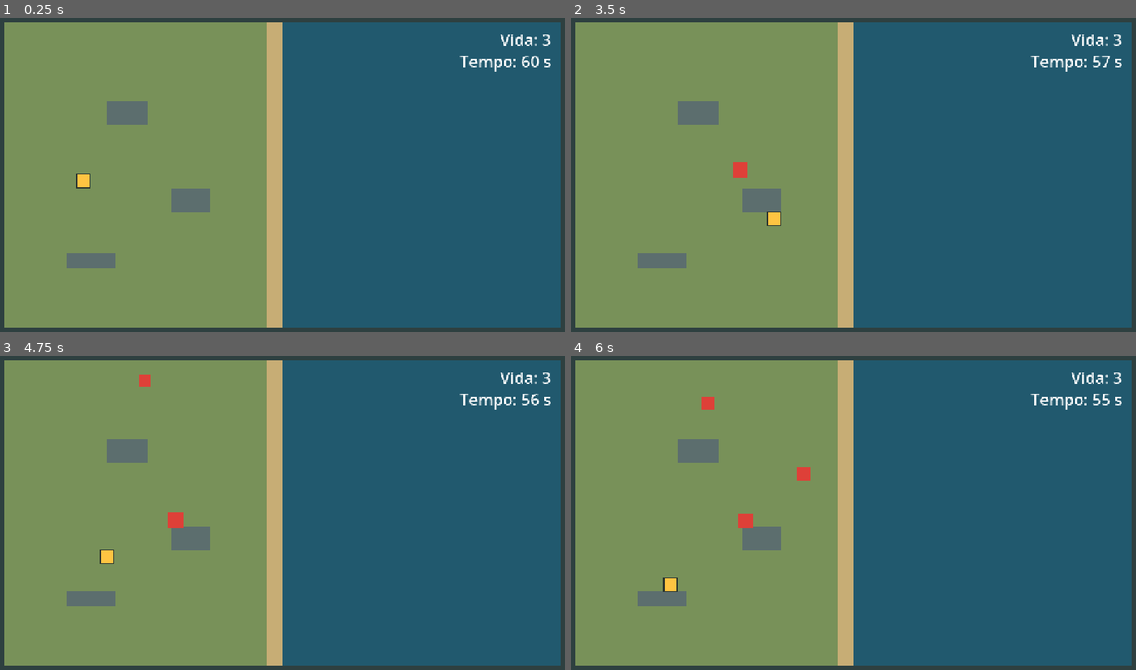
Above: before the commit, frames 1-4 (two rows, left to right).
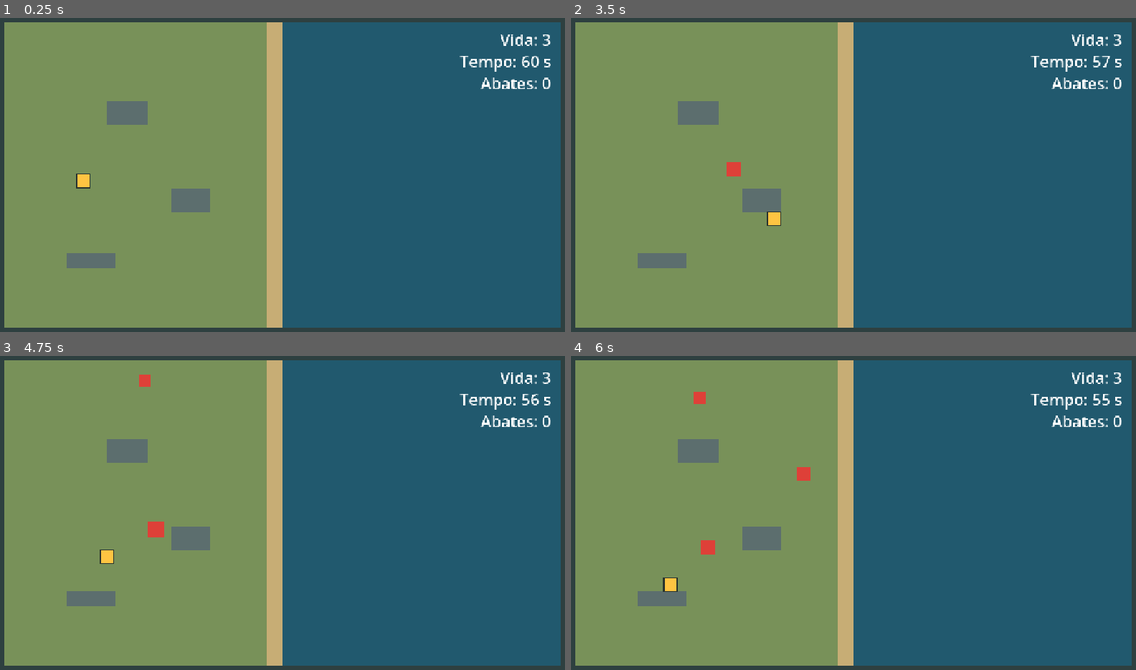
Above: after the commit, the same moments.

Repository: Allan357/river-jumper
Game: Godot game, scene res://scenes/margem.tscn
The game is run twice, just before and just after one commit, with the same random seed, the same clock (stepped at 60 frames per second) and the same inputs.
Inputs:
- Up to frame 1 (0.25 s): no input
- Up to frame 2 (3.5 s): tap Enter (ui_accept) at 0.5, 0.77, 0.8, 1.07, 1.35, 1.52, 1.82, 2.3, 3.02, 3.32 s; hold Right (right) 0.53-1.28 s; tap Space (atacar, bound only after the commit) at 0.6, 1.55, 2.1, 2.85 s; hold Down (down) 1.28-2.03 s; hold Right (right) 2.03-2.78 s; hold Up (up) from 2.78 s (still down)
- Up to frame 3 (4.75 s): release Up (up) at 3.53 s; hold Left (left) from 3.53 s (still down); tap Enter (ui_accept) at 3.6, 3.77, 4.07, 4.52 s; tap Space (atacar, bound only after the commit) at 4.35 s
- Up to frame 4 (6 s): tap Enter (ui_accept) at 4.82, 5.3, 5.85 s; release Left (left) at 5.03 s; hold Down (down) 5.03-5.78 s; tap Space (atacar, bound only after the commit) at 5.1 s; hold Right (right) from 5.78 s (still down)

The runs differ from the first frame. In frame 1, 0.2% of the frame differs, in the area x 85-98%, y 18-23%; in frame 2, 0.3%; in frame 3, 0.5%; in frame 4, 0.6%, in the area x 21-98%, y 11-64%.

Commit message:
aula-10: inimigos contornam obstáculos e jogador ganha ataque

Diff:
--- a/entities/inimigo.tscn
+++ b/entities/inimigo.tscn
@@ -23,3 +23,7 @@
 
 [node name="CollisionShape2D" type="CollisionShape2D" parent="."]
 shape = SubResource("RectangleShape2D_inimigo")
+
+[node name="NavigationAgent2D" type="NavigationAgent2D" parent="."]
+path_desired_distance = 4.0
+target_desired_distance = 4.0
--- a/entities/jogador.tscn
+++ b/entities/jogador.tscn
@@ -9,6 +9,9 @@
 
 [sub_resource type="CircleShape2D" id="CircleShape2D_hurtbox"]
 radius = 12.0
+
+[sub_resource type="CircleShape2D" id="CircleShape2D_ataque"]
+radius = 20.0
 
 [node name="Jogador" type="CharacterBody2D" unique_id=1100680395 groups=["player"]]
 z_index = 2
@@ -44,3 +47,20 @@
 
 [node name="CollisionShape2D" type="CollisionShape2D" parent="Hurtbox"]
 shape = SubResource("CircleShape2D_hurtbox")
+
+[node name="Ataque" type="Area2D" parent="."]
+collision_layer = 0
+collision_mask = 4
+monitorable = false
+
+[node name="CollisionShape2D" type="CollisionShape2D" parent="Ataque"]
+shape = SubResource("CircleShape2D_ataque")
+
+[node name="Golpe" type="ColorRect" parent="Ataque"]
+visible = false
+offset_left = -20.0
+offset_top = -20.0
+offset_right = 20.0
+offset_bottom = 20.0
+mouse_filter = 2
+color = Color(1, 1, 1, 0.35)
--- a/project.godot
+++ b/project.godot
@@ -47,6 +47,11 @@
 ]
 }
 
+atacar={
+"deadzone": 0.2,
+"events": [Object(InputEventKey,"physical_keycode":32)]
+}
+
 [layer_names]
 
 2d_physics/layer_1="mundo"
--- a/scenes/margem.tscn
+++ b/scenes/margem.tscn
@@ -3,6 +3,8 @@
 [ext_resource type="PackedScene" uid="uid://bxxyxqgsxe18r" path="res://entities/jogador.tscn" id="1_jogador"]
 
 [ext_resource type="Script" path="res://scripts/margem.gd" id="2_margem"]
+
+[ext_resource type="NavigationPolygon" path="res://scenes/navegacao-margem.tres" id="3_navegacao"]
 
 [sub_resource type="RectangleShape2D" id="RectangleShape2D_0"]
 size = Vector2(560, 616)
@@ -57,55 +59,58 @@
 mouse_filter = 2
 color = Color(0.47, 0.57, 0.35, 1)
 
-[node name="Agua" type="StaticBody2D" parent="." unique_id=317029941]
-
-[node name="Colisao1" type="CollisionShape2D" parent="Agua" unique_id=2095564363]
+[node name="Navegacao" type="NavigationRegion2D" parent="."]
+navigation_polygon = ExtResource("3_navegacao")
+
+[node name="Agua" type="StaticBody2D" parent="Navegacao" unique_id=317029941]
+
+[node name="Colisao1" type="CollisionShape2D" parent="Navegacao/Agua" unique_id=2095564363]
 position = Vector2(856, 324)
 shape = SubResource("RectangleShape2D_0")
 
-[node name="Muros" type="Node2D" parent="." unique_id=1135581062]
-
-[node name="Superior" type="StaticBody2D" parent="Muros" unique_id=2079097048]
-
-[node name="Forma" type="ColorRect" parent="Muros/Superior" unique_id=1596671803]
+[node name="Muros" type="Node2D" parent="Navegacao" unique_id=1135581062]
+
+[node name="Superior" type="StaticBody2D" parent="Navegacao/Muros" unique_id=2079097048]
+
+[node name="Forma" type="ColorRect" parent="Navegacao/Muros/Superior" unique_id=1596671803]
 offset_right = 1152.0
 offset_bottom = 16.0
 mouse_filter = 2
 color = Color(0.18, 0.25, 0.25, 1)
 
-[node name="Colisao" type="CollisionShape2D" parent="Muros/Superior" unique_id=317035409]
+[node name="Colisao" type="CollisionShape2D" parent="Navegacao/Muros/Superior" unique_id=317035409]
 position = Vector2(576, 8)
 shape = SubResource("RectangleShape2D_1")
 
-[node name="Inferior" type="StaticBody2D" parent="Muros" unique_id=1107022121]
-
-[node name="Forma" type="ColorRect" parent="Muros/Inferior" unique_id=1189879344]
+[node name="Inferior" type="StaticBody2D" parent="Navegacao/Muros" unique_id=1107022121]
+
+[node name="Forma" type="ColorRect" parent="Navegacao/Muros/Inferior" unique_id=1189879344]
 offset_top = 632.0
 offset_right = 1152.0
 offset_bottom = 648.0
 mouse_filter = 2
 color = Color(0.18, 0.25, 0.25, 1)
 
-[node name="Colisao" type="CollisionShape2D" parent="Muros/Inferior" unique_id=1282702757]
+[node name="Colisao" type="CollisionShape2D" parent="Navegacao/Muros/Inferior" unique_id=1282702757]
 position = Vector2(576, 640)
 shape = SubResource("RectangleShape2D_2")
 
-[node name="Esquerdo" type="StaticBody2D" parent="Muros" unique_id=2100536238]
-
-[node name="Forma" type="ColorRect" parent="Muros/Esquerdo" unique_id=188971851]
+[node name="Esquerdo" type="StaticBody2D" parent="Navegacao/Muros" unique_id=2100536238]
+
+[node name="Forma" type="ColorRect" parent="Navegacao/Muros/Esquerdo" unique_id=188971851]
 offset_top = 16.0
 offset_right = 16.0
 offset_bottom = 632.0
 mouse_filter = 2
 color = Color(0.18, 0.25, 0.25, 1)
 
-[node name="Colisao" type="CollisionShape2D" parent="Muros/Esquerdo" unique_id=46152003]
+[node name="Colisao" type="CollisionShape2D" parent="Navegacao/Muros/Esquerdo" unique_id=46152003]
 position = Vector2(8, 324)
 shape = SubResource("RectangleShape2D_3")
 
-[node name="Direito" type="StaticBody2D" parent="Muros" unique_id=364130822]
-
-[node name="Forma" type="ColorRect" parent="Muros/Direito" unique_id=249357986]
+[node name="Direito" type="StaticBody2D" parent="Navegacao/Muros" unique_id=364130822]
+
+[node name="Forma" type="ColorRect" parent="Navegacao/Muros/Direito" unique_id=249357986]
 offset_left = 1136.0
 offset_top = 16.0
 offset_right = 1152.0
@@ -113,15 +118,15 @@
 mouse_filter = 2
 color = Color(0.18, 0.25, 0.25, 1)
 
-[node name="Colisao" type="CollisionShape2D" parent="Muros/Direito" unique_id=550931988]
+[node name="Colisao" type="CollisionShape2D" parent="Navegacao/Muros/Direito" unique_id=550931988]
 position = Vector2(1144, 324)
 shape = SubResource("RectangleShape2D_4")
 
-[node name="Obstaculos" type="Node2D" parent="." unique_id=1996909695]
-
-[node name="Pedra1" type="StaticBody2D" parent="Obstaculos" unique_id=318840883]
-
-[node name="Forma" type="ColorRect" parent="Obstaculos/Pedra1" unique_id=1867366166]
+[node name="Obstaculos" type="Node2D" parent="Navegacao" unique_id=1996909695]
+
+[node name="Pedra1" type="StaticBody2D" parent="Navegacao/Obstaculos" unique_id=318840883]
+
+[node name="Forma" type="ColorRect" parent="Navegacao/Obstaculos/Pedra1" unique_id=1867366166]
 offset_left = 224.0
 offset_top = 176.0
 offset_right = 304.0
@@ -129,13 +134,13 @@
 mouse_filter = 2
 color = Color(0.36, 0.43, 0.43, 1)
 
-[node name="Colisao" type="CollisionShape2D" parent="Obstaculos/Pedra1" unique_id=1917119357]
+[node name="Colisao" type="CollisionShape2D" parent="Navegacao/Obstaculos/Pedra1" unique_id=1917119357]
 position = Vector2(264, 200)
 shape = SubResource("RectangleShape2D_5")
 
-[node name="Pedra2" type="StaticBody2D" parent="Obstaculos" unique_id=1194903689]
-
-[node name="Forma" type="ColorRect" parent="Obstaculos/Pedra2" unique_id=836225175]
+[node name="Pedra2" type="StaticBody2D" parent="Navegacao/Obstaculos" unique_id=1194903689]
+
+[node name="Forma" type="ColorRect" parent="Navegacao/Obstaculos/Pedra2" unique_id=836225175]
 offset_left = 352.0
 offset_top = 352.0
 offset_right = 432.0
@@ -143,13 +148,13 @@
 mouse_filter = 2
 color = Color(0.36, 0.43, 0.43, 1)
 
-[node name="Colisao" type="CollisionShape2D" parent="Obstaculos/Pedra2" unique_id=1855788543]
+[node name="Colisao" type="CollisionShape2D" parent="Navegacao/Obstaculos/Pedra2" unique_id=1855788543]
 position = Vector2(392, 376)
 shape = SubResource("RectangleShape2D_6")
 
-[node name="Pedra3" type="StaticBody2D" parent="Obstaculos" unique_id=821998979]
-
-[node name="Forma" type="ColorRect" parent="Obstaculos/Pedra3" unique_id=2123903807]
+[node name="Pedra3" type="StaticBody2D" parent="Navegacao/Obstaculos" unique_id=821998979]
+
+[node name="Forma" type="ColorRect" parent="Navegacao/Obstaculos/Pedra3" unique_id=2123903807]
 offset_left = 144.0
 offset_top = 480.0
 offset_right = 240.0
@@ -157,7 +162,7 @@
 mouse_filter = 2
 color = Color(0.36, 0.43, 0.43, 1)
 
-[node name="Colisao" type="CollisionShape2D" parent="Obstaculos/Pedra3" unique_id=268810388]
+[node name="Colisao" type="CollisionShape2D" parent="Navegacao/Obstaculos/Pedra3" unique_id=268810388]
 position = Vector2(192, 496)
 shape = SubResource("RectangleShape2D_7")
 
@@ -196,5 +201,13 @@
 text = "Tempo: 60 s"
 horizontal_alignment = 2
 
+[node name="Abates" type="Label" parent="HUD"]
+offset_left = 922.0
+offset_top = 117.0
+offset_right = 1116.0
+theme_override_font_sizes/font_size = 32
+text = "Abates: 0"
+horizontal_alignment = 2
+
 [connection signal="timeout" from="Horda" to="." method="_on_horda_timeout"]
 [connection signal="timeout" from="Relogio" to="." method="vencer"]
--- /dev/null
+++ b/scenes/navegacao-margem.tres
@@ -0,0 +1,9 @@
+[gd_resource type="NavigationPolygon" format=3]
+
+[resource]
+vertices = PackedVector2Array(258, 530, 558, 614, 34, 614, 126, 530, 558, 34, 450, 418, 450, 334, 334, 334, 322, 242, 322, 158, 334, 418, 258, 462, 34, 34, 126, 462, 206, 158, 206, 242)
+polygons = Array[PackedInt32Array]([PackedInt32Array(0, 1, 2, 3), PackedInt32Array(4, 1, 5, 6), PackedInt32Array(4, 6, 7, 8, 9), PackedInt32Array(10, 5, 1, 0, 11), PackedInt32Array(3, 2, 12, 13), PackedInt32Array(12, 4, 9, 14), PackedInt32Array(13, 12, 14, 15), PackedInt32Array(7, 10, 11, 13, 15, 8)])
+outlines = Array[PackedVector2Array]([PackedVector2Array(-1, -1, 1153, -1, 1153, 649, -1, 649)])
+parsed_geometry_type = 1
+parsed_collision_mask = 1
+agent_radius = 18.0
--- a/scripts/inimigo.gd
+++ b/scripts/inimigo.gd
@@ -1,4 +1,6 @@
 extends CharacterBody2D
+
+enum Estado { NO_CHAO, SAINDO_DO_RIO, PULANDO_EM_TERRA, ENCERRADO }
 
 const COR_VERDE := Color(0.28, 0.85, 0.38)
 const DURACAO_SALTO := 0.8
@@ -8,31 +10,70 @@
 const ESCALA_INICIAL := 0.55
 const ESCALA_PICO := 1.35
 
+var estado := Estado.NO_CHAO
+var pulos_em_terra := 0
+var pausa_restante := 0.0
+
 @onready var corpo: ColorRect = $Corpo
+@onready var agente: NavigationAgent2D = $NavigationAgent2D
 
 
-# Pulos no terreno implementados com o Codex usando move_and_collide(), da documentação oficial da Godot.
+func _ready() -> void:
+	set_physics_process(false)
+
+
 func saltar(destino: Vector2, verde: bool) -> void:
 	if verde:
 		corpo.color = COR_VERDE
 
-	await _pular_ate(destino)
+	estado = Estado.SAINDO_DO_RIO
+	_pular_ate(destino)
+	set_physics_process(true)
 
-	for _pulo in range(PULOS_NO_TERRENO):
-		await get_tree().create_timer(PAUSA_NO_CHAO, false, true).timeout
-		var jogador := get_tree().get_first_node_in_group("player") as Node2D
-		if jogador == null:
-			queue_free()
+
+# Navegação adaptada da Parte 1 do roteiro da Aula 10 para pulos com assistência do Codex.
+func _physics_process(delta: float) -> void:
+	if estado != Estado.NO_CHAO:
+		return
+
+	pausa_restante -= delta
+	if pausa_restante > 0.0:
+		return
+	if pulos_em_terra == PULOS_NO_TERRENO:
+		estado = Estado.ENCERRADO
+		queue_free()
+		return
+
+	var jogador := get_tree().get_first_node_in_group("player") as Node2D
+	if jogador == null or NavigationServer2D.map_get_iteration_id(agente.get_navigation_map()) == 0:
+		return
+
+	agente.target_position = jogador.global_position
+	var proximo := agente.get_next_path_position()
+	if agente.get_current_navigation_path().is_empty():
+		return
+
+	var origem := global_position
+	var passo := origem.move_toward(proximo, DISTANCIA_PULO) - origem
+	# A verificação com move_and_collide() em modo de teste segue a documentação da Godot.
+	var colisao := move_and_collide(passo, true)
+	if colisao != null:
+		passo = colisao.get_travel()
+		if passo.length_squared() < 0.01:
 			return
 
-		var origem := global_position
-		var passo := origem.move_toward(jogador.global_position, DISTANCIA_PULO) - origem
-		var colisao := move_and_collide(passo, true)
-		if colisao != null:
-			passo = colisao.get_travel()
-		await _pular_ate(origem + passo)
+	pulos_em_terra += 1
+	estado = Estado.PULANDO_EM_TERRA
+	_pular_ate(origem + passo)
 
-	await get_tree().create_timer(PAUSA_NO_CHAO, false, true).timeout
+
+# Abate em um golpe adaptado do roteiro da Aula 10, Parte 2.
+func levar_golpe() -> void:
+	if estado != Estado.NO_CHAO:
+		return
+
+	estado = Estado.ENCERRADO
+	get_tree().current_scene.inimigo_morreu()
 	queue_free()
 
 
@@ -53,6 +94,8 @@
 	corpo.scale = Vector2.ONE
 	collision_layer = camada
 	collision_mask = mascara
+	pausa_restante = PAUSA_NO_CHAO
+	estado = Estado.NO_CHAO
 
 
 func _animar_salto(progresso: float, origem: Vector2, destino: Vector2) -> void:
--- a/scripts/jogador.gd
+++ b/scripts/jogador.gd
@@ -3,8 +3,11 @@
 var speed = 160
 var vida := 3
 var invencivel := false
+var pode_atacar := true
 
 @onready var hurtbox: Area2D = $Hurtbox
+@onready var ataque: Area2D = $Ataque
+@onready var golpe: ColorRect = $Ataque/Golpe
 
 
 # Movimento adaptado do exemplo “8-way movement” da documentação oficial da Godot.
@@ -22,6 +25,8 @@
 func _process(_delta: float) -> void:
 	if vida > 0 and not invencivel and hurtbox.has_overlapping_bodies():
 		levar_dano()
+	if vida > 0 and pode_atacar and Input.is_action_just_pressed("atacar"):
+		atacar()
 
 
 func levar_dano() -> void:
@@ -35,3 +40,16 @@
 	await get_tree().create_timer(1.0).timeout
 	modulate.a = 1.0
 	invencivel = false
+
+
+# Ataque em área e recarga adaptados do roteiro prático da Aula 10, Parte 2.
+func atacar() -> void:
+	pode_atacar = false
+	for inimigo in ataque.get_overlapping_bodies():
+		inimigo.levar_golpe()
+
+	golpe.show()
+	await get_tree().create_timer(0.1).timeout
+	golpe.hide()
+	await get_tree().create_timer(0.3).timeout
+	pode_atacar = true
--- a/scripts/margem.gd
+++ b/scripts/margem.gd
@@ -4,6 +4,7 @@
 
 var partida_encerrando := false
 var vermelhos_lancados := 0
+var abates := 0
 
 @onready var jogador := $Jogador
 @onready var terreno: ColorRect = $Terreno/Areia1
@@ -12,12 +13,19 @@
 @onready var relogio: Timer = $Relogio
 @onready var texto_vida: Label = $HUD/Vida
 @onready var texto_tempo: Label = $HUD/Tempo
+@onready var texto_abates: Label = $HUD/Abates
 
 
 # Placar adaptado do roteiro prático da Aula 09, Parte 4.
 func _process(_delta: float) -> void:
 	texto_vida.text = "Vida: %d" % jogador.vida
 	texto_tempo.text = "Tempo: %d s" % ceili(relogio.time_left)
+
+
+# Contagem de abates adaptada do roteiro prático da Aula 10, Parte 2.
+func inimigo_morreu() -> void:
+	abates += 1
+	texto_abates.text = "Abates: %d" % abates
 
 
 # Cadência baseada no roteiro da Aula 09, Parte 2; saltos e sequência 5:1 implementados com o Codex.
Binary file added: aula-10.png
Not shown, added: aula-10.png.import
Not shown, changed: DEVLOG.md
